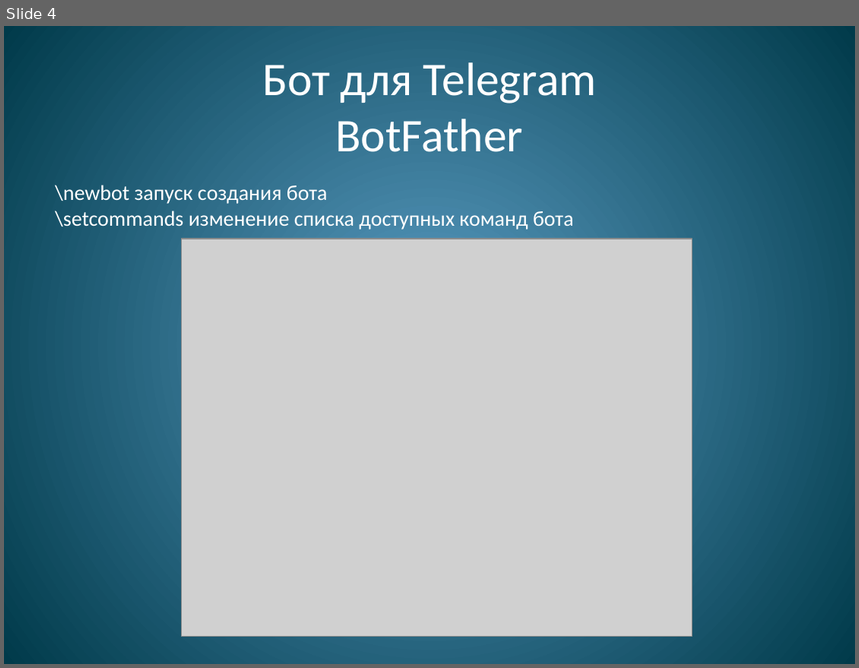
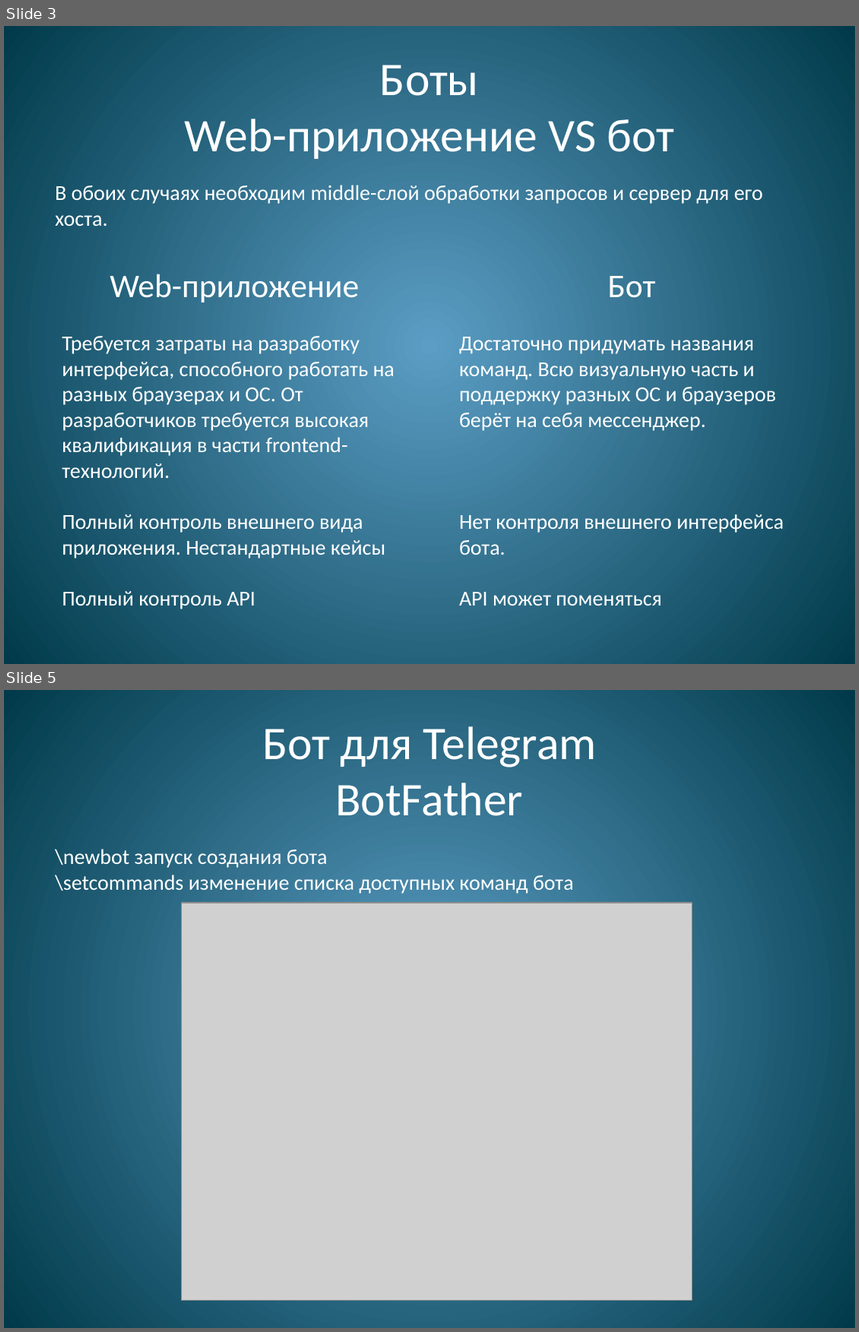
Before and after one commit to WrMax/TelegramDemo, a slide deck: Bot.pptx. Shown one above the other, each under a label of ours: slide 4 before the commit, slides 3 and 5 after it; the slides between them are not shown. The pictures are 859x668 and 859x1332 pixels, drawn with LibreOffice and Linux fonts; fonts in the diff are those of the drawing; grey boxes stand for pictures. Boxes give left, top, right and bottom in pixels: in the first picture for what was removed or moved away, otherwise in the second. Text is boxed around its words. In the diff, an @@ line names an element or a change of style, - is before the commit and + after.

```diff
--- a/Bot.pptx
+++ b/Bot.pptx
@@ slide 3 added at <box>4,26,855,664</box>, background gradient #5C9CC4 to #003B4B @@
@@ title added at <box>185,65,674,159</box>, 39.6 pt, text #FFFFFF @@
+Боты
+Web-приложение VS бот
@@ text added at <box>55,185,763,226</box>, 18 pt, text #FFFFFF @@
+В обоих случаях необходим middle-слой обработки запросов и сервер для его хоста.
@@ text added at <box>62,275,395,610</box>, 18 pt, text #FFFFFF @@
+Web-приложение
+Требуется затраты на разработку интерфейса, способного работать на разных браузерах и ОС. От разработчиков требуется высокая квалификация в части frontend- технологий.
+Полный контроль внешнего вида приложения. Нестандартные кейсы
+Полный контроль API
@@ text added at <box>459,276,784,606</box>, 18 pt, text #FFFFFF @@
+Бот
+Достаточно придумать названия команд. Всю визуальную часть и поддержку разных ОС и браузеров берёт на себя мессенджер.
+Нет контроля внешнего интерфейса бота.
+API может поменяться
@@ what was slide 4 is now slide 5 @@
```
Also in this commit, not shown: 8 slides changed, 2 other slides added, 2 slides removed, 1 other file.
